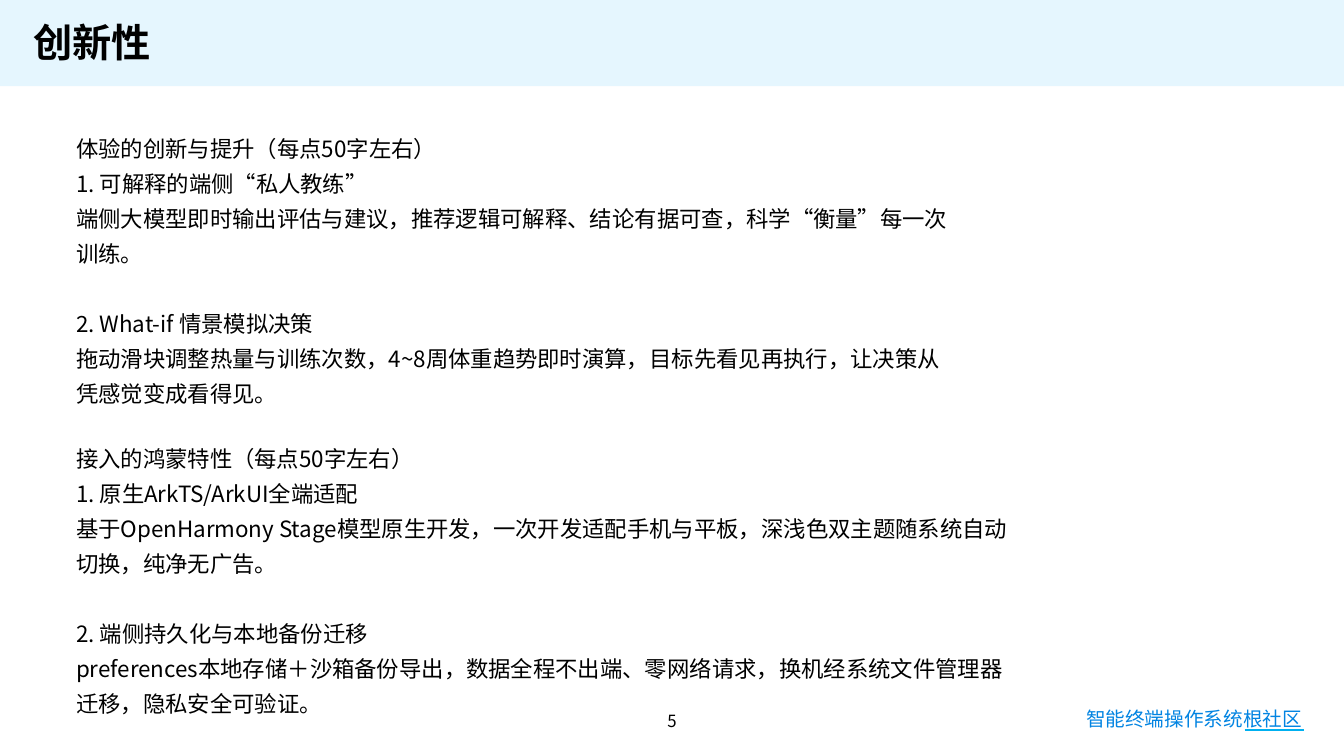
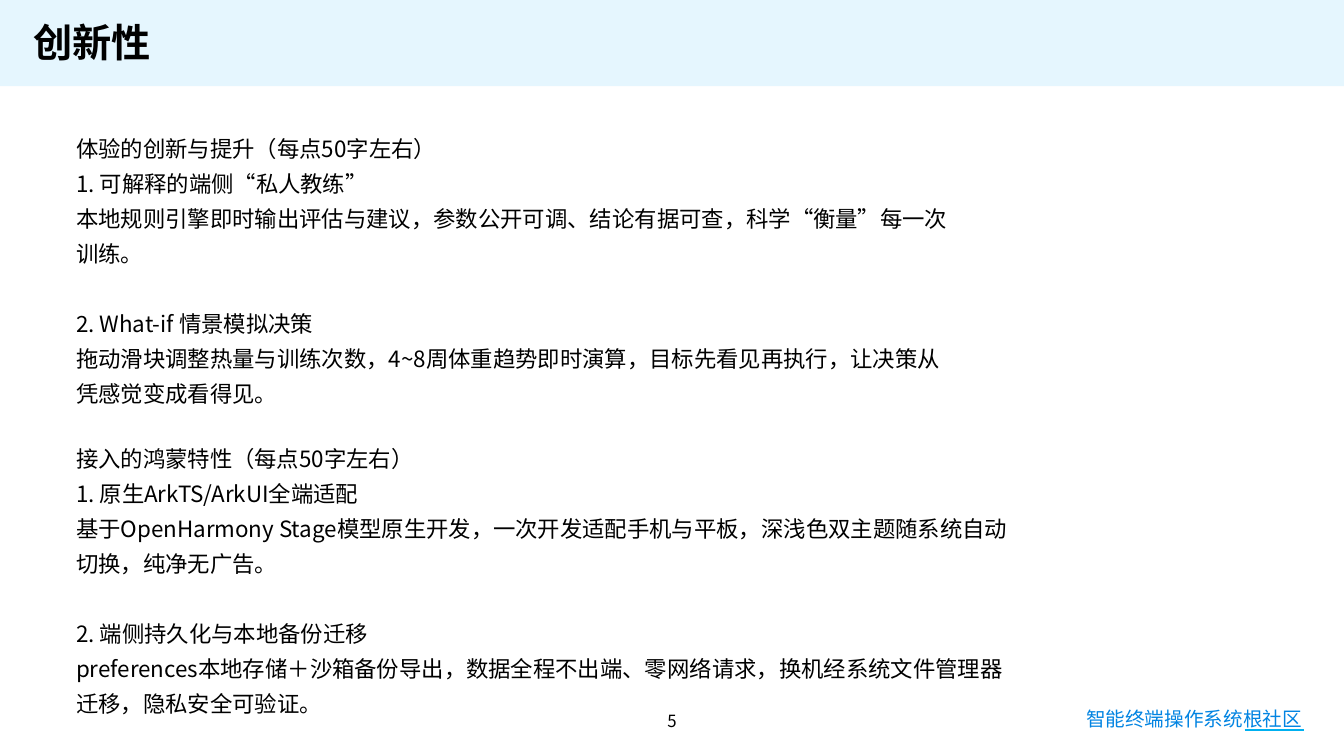
Before and after one commit to infinty420/SportHealthAgent, a slide deck: slide 5 of 提交材料/衡练_OH大赛提交PPT_内嵌演示视频.pptx. Drawn at 1344x756 pixels with LibreOffice and Linux fonts; fonts in the diff are those of the drawing; background and template pictures are left out. Boxes give left, top, right and bottom in pixels: in the first picture for what was removed or moved away, otherwise in the second. Text is boxed around its words. In the diff, an @@ line names an element or a change of style, - is before the commit and + after.

```diff
--- a/提交材料/衡练_OH大赛提交PPT_内嵌演示视频.pptx
+++ b/提交材料/衡练_OH大赛提交PPT_内嵌演示视频.pptx
@@ text at (76,208,947,264): text changed @@
-端侧大模型即时输出评估与建议，推荐逻辑可解释、结论有据可查，科学“衡量”每一次训练。
+本地规则引擎即时输出评估与建议，参数公开可调、结论有据可查，科学“衡量”每一次训练。
```
Also in this commit, not shown: 2 other slides changed, 2 other files.
